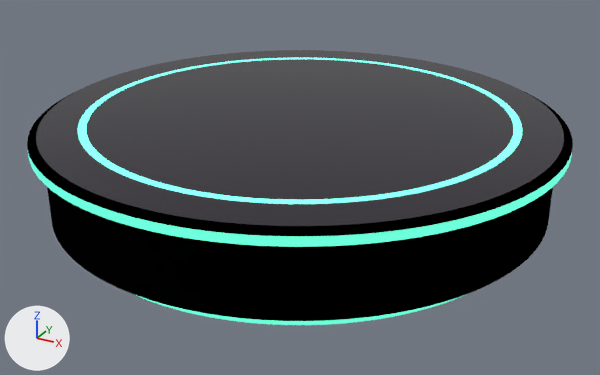
The glTF model podium_onyx.glb as it was, and as the next commit left it.
Rendered twice from a camera (50 mm lens) standing at (1.84, -3.34, 1.75) and looking at (0.03, -0.05, 0.11). Every picture has the same lights, and +X, +Y and +Z are marked at lower left. The older version comes first.

Names of what the first picture shows: 'p0', 'p2', 'p3', 'p4', 'p5', 'p6', 'p7', 'p8'.
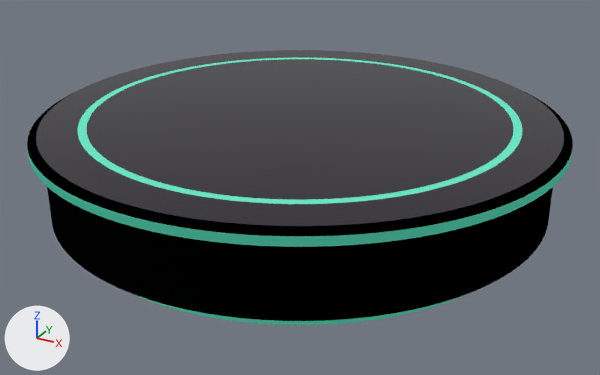
Where the change shows, as pixel boxes [x1, y1, x2, y2] in the pictures (600 x 375 px):
'p4', recoloured
    both: [28, 153, 572, 247]
'p7', recoloured
    both: [78, 58, 523, 204]
'p0', recoloured
    both: [105, 166, 495, 325]

The change in detail:
Material 'led_onyx' (mat_led_onyx) changes colour from green #6cffda to green #4dbc9f; in linear values from (0.149, 1.0, 0.698) to (0.0745, 0.502, 0.349).
In material 'led_onyx' (mat_led_onyx), emission_color goes from (0.15, 1.0, 0.7) (green #6cffda) to (0.045, 0.3, 0.21) (green #3c957e).
